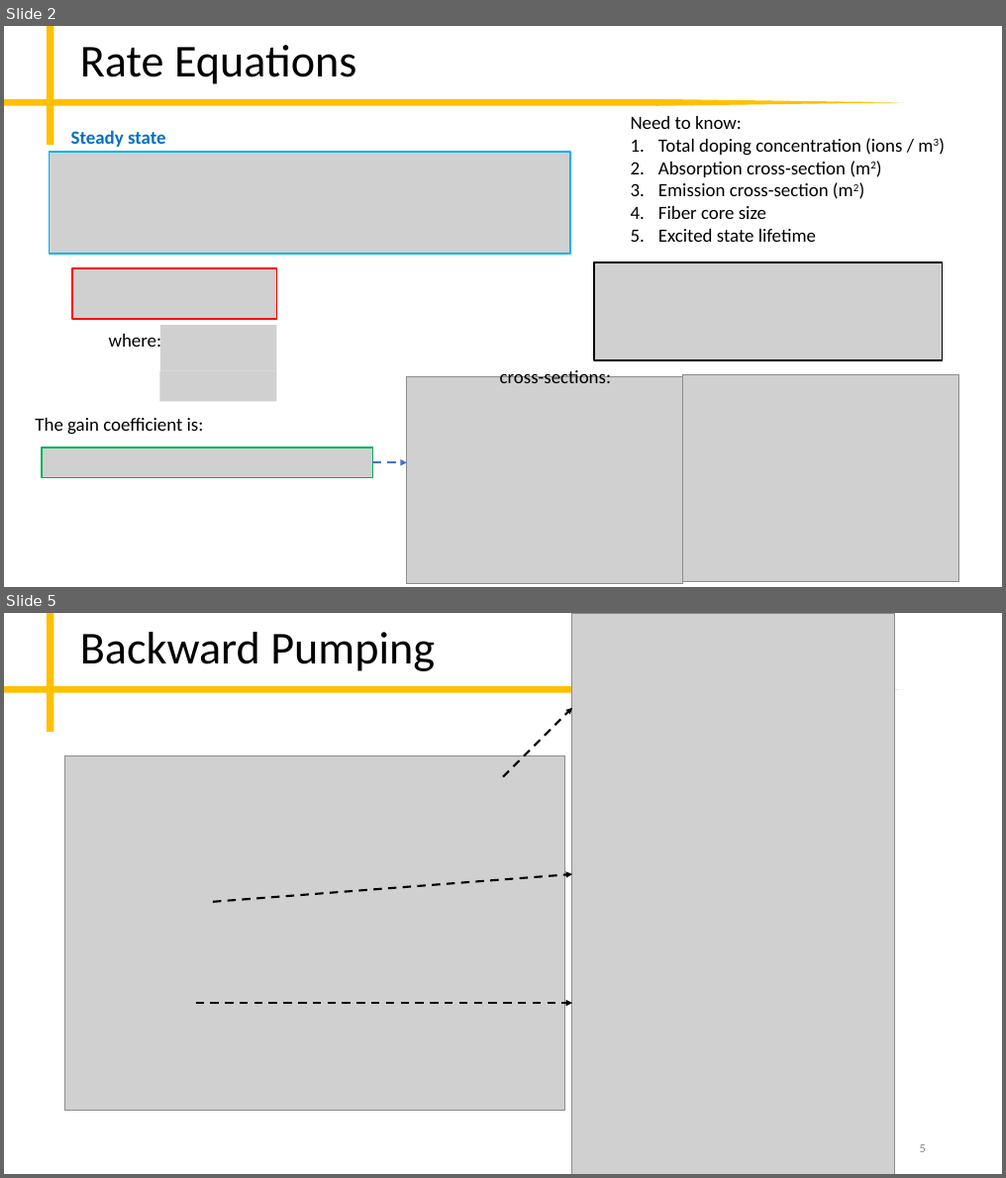
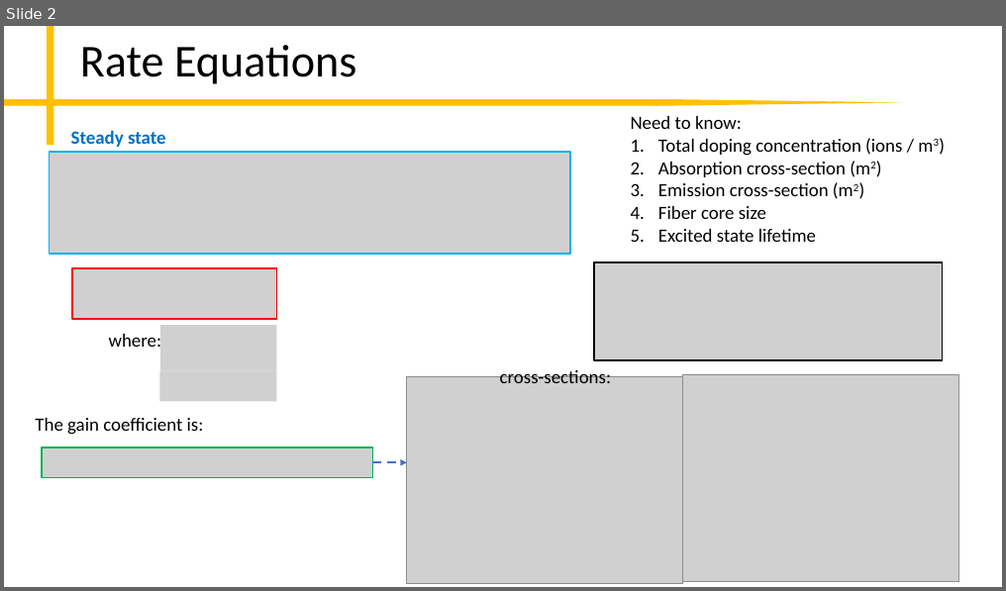
Before and after one commit to peter-chang62/Laser-Design-Scripts, a slide deck: memo.pptx. Shown one above the other, each under a label of ours: slides 2 and 5 before the commit, slide 2 after it; the slides between them are not shown. The pictures are 1006x1178 and 1006x591 pixels, drawn with LibreOffice and Linux fonts; fonts in the diff are those of the drawing; grey boxes stand for pictures. Boxes give left, top, right and bottom in pixels: in the first picture for what was removed or moved away, otherwise in the second. Text is boxed around its words. In the diff, an @@ line names an element or a change of style, - is before the commit and + after.

```diff
--- a/memo.pptx
+++ b/memo.pptx
@@ slide 5 removed at [4,613,1002,1174], background #FFFFFF; not listed: 3 template elements that a slide beside it also shows @@
@@ title removed at [80,632,435,671] @@
-Backward Pumping
@@ picture removed at [572,613,895,1174] @@
@@ arrow removed from (503, 777) to (572, 708) @@
@@ picture removed at [64,756,564,1111] @@
@@ arrow removed from (213, 902) to (572, 874) @@
@@ arrow removed from (196, 1003) to (572, 1003) @@
@@ page number removed at [920,1145,926,1153] @@
-5
```
Also in this commit, not shown: 2 slides added, 6 other slides removed, 9 other files.
